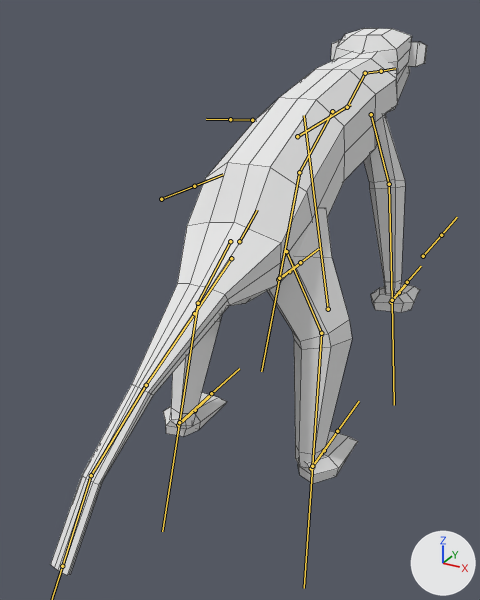
Renders of the FBX model Assets/Art/AnimationClips/monke2.fbx from each side of a commit.
The view is the same before and after, from a 50 mm camera at (1.74, -3.71, 0.99) aimed at (-0.15, -0.27, -0.73). Every picture has the same lights, and +X, +Y and +Z are marked at lower right. Both versions are drawn at frame 1 of the action 'MonkeArmature|InAirUp'; the numbers are the values there. The bones that bend it are drawn over the model as lines. Mesh edges are drawn as thin lines.

In view in the first picture: 'Monke'.
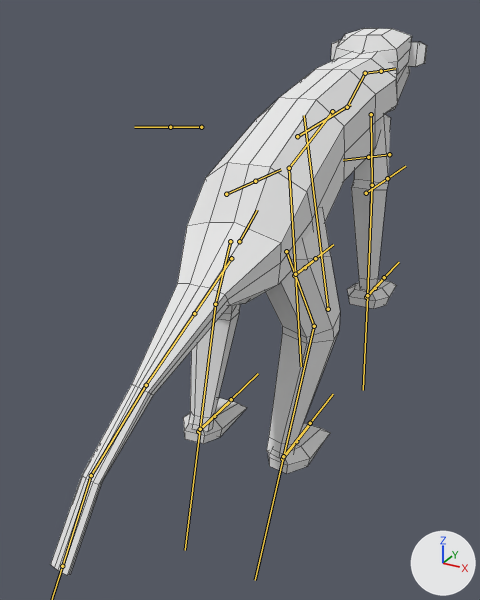
What the commit changed:
Bone 'FrontFoot_R' (bone_frontfoot_r) moves from (0.2, 0.093, -0.009) to (0.001, 0.093, -0.009).
Bone 'FrontFoot_L' (bone_frontfoot_l) moves from (-0.2, 0.093, -0.009) to (-0.071, 0.126, 0.039).
Bone 'RearFoot_R' (bone_rearfoot_r) moves from (0.2, 0.175, -0.548) to (0.001, 0.175, -0.548).
Bone 'RearFoot_L' (bone_rearfoot_l) moves from (-0.2, 0.175, -0.548) to (-0.035, 0.175, -0.548).
Bone 'RearThigh_R' (bone_rearthigh_r) turns from (-43, 20, -45) to (-32, 10, -15) degrees about its own x, y and z.
Bone 'RearShin_R' (bone_rearshin_r) turns from (19, 3, -1) to (7, -2, -5) degrees about its own x, y and z.
Bone 'RearThigh_L' (bone_rearthigh_l) turns from (-40, -17, 39) to (-32, -10, 17) degrees about its own x, y and z.
Bone 'RearShin_L' (bone_rearshin_l) turns from (18, -2, 3) to (8, 1, 5) degrees about its own x, y and z.
Bone 'FrontThigh_R' (bone_frontthigh_r) turns from (-2, -12, -9) to (-14, 1, 1) degrees about its own x, y and z.
Bone 'FrontShin_R' (bone_frontshin_r) turns from (-24, -8, 3) to (-7, -1, 0) degrees about its own x, y and z.
Bone 'FrontThigh_L' (bone_frontthigh_l) turns from (2, 13, 11) to (-12, 11, 14) degrees about its own x, y and z.
Bone 'FrontShin_L' (bone_frontshin_l) turns from (-29, 11, -9) to (-4, 3, -16) degrees about its own x, y and z.

Location of each change, [x1, y1, x2, y2] in pixels of the pictures (480 x 600 px):
'Monke', posed: [50, 28, 427, 575] in both
bone 'FrontFoot_R', root to tip: before (391, 302) to (399, 292); after (366, 297) to (375, 288)
bone 'FrontFoot_L', root to tip: before (278, 279) to (289, 271); after (294, 275) to (305, 267)
bone 'RearFoot_R', root to tip: before (311, 468) to (324, 450); after (282, 459) to (296, 441)
bone 'RearFoot_L', root to tip: before (178, 425) to (195, 410); after (198, 431) to (214, 416)
bone 'RearThigh_R', root to tip: before (286, 251) to (321, 333); after (286, 251) to (314, 326)
bone 'RearShin_R', root to tip: before (321, 333) to (312, 466); after (314, 326) to (283, 456)
bone 'RearThigh_L', root to tip: before (230, 241) to (198, 303); after (230, 241) to (215, 304)
bone 'RearShin_L', root to tip: before (198, 303) to (179, 422); after (215, 304) to (200, 429)
bone 'FrontThigh_R', root to tip: before (371, 114) to (389, 184); after (371, 114) to (372, 185)
bone 'FrontShin_R', root to tip: before (389, 184) to (392, 300); after (372, 185) to (367, 295)
bone 'FrontThigh_L', root to tip: before (332, 111) to (299, 172); after (332, 111) to (289, 168)
bone 'FrontShin_L', root to tip: before (299, 172) to (279, 278); after (289, 168) to (295, 274)
